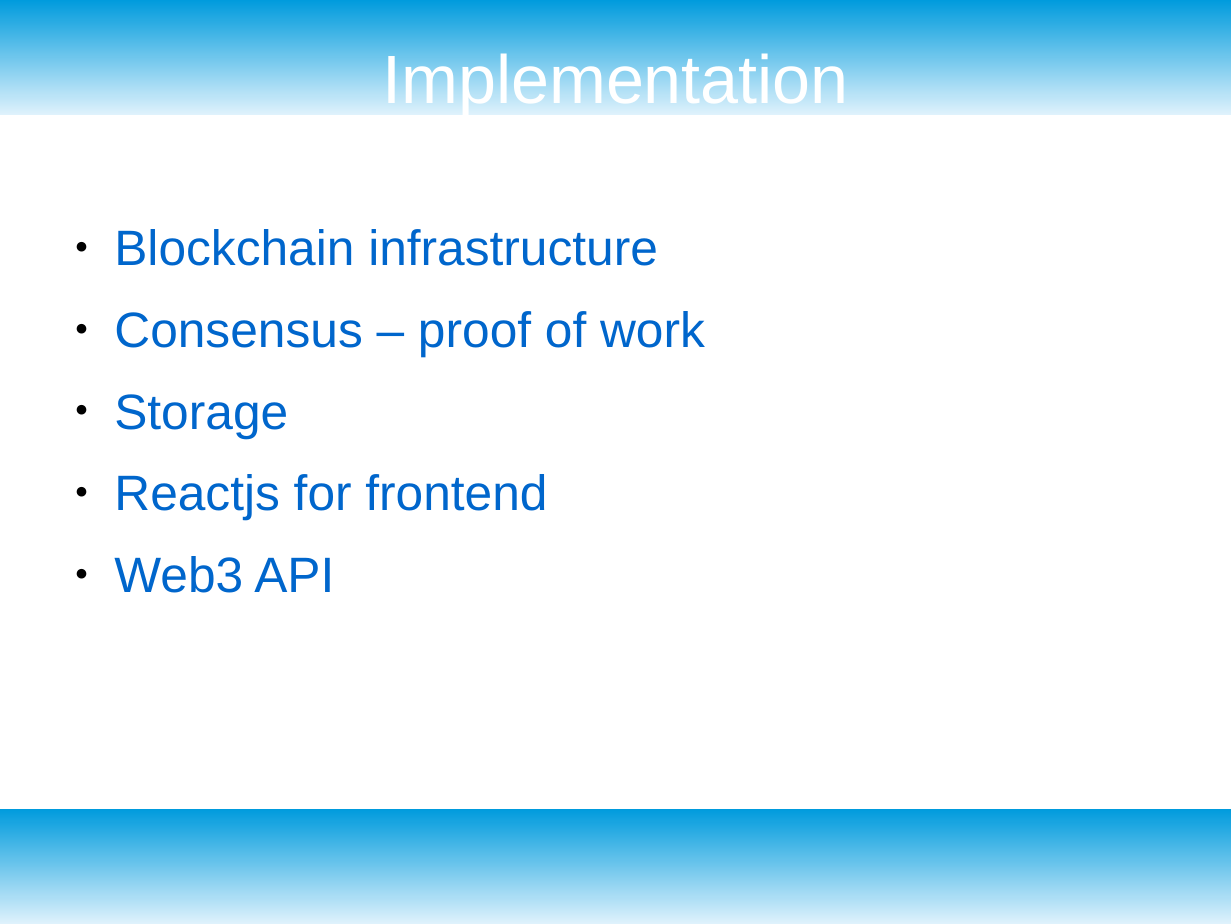
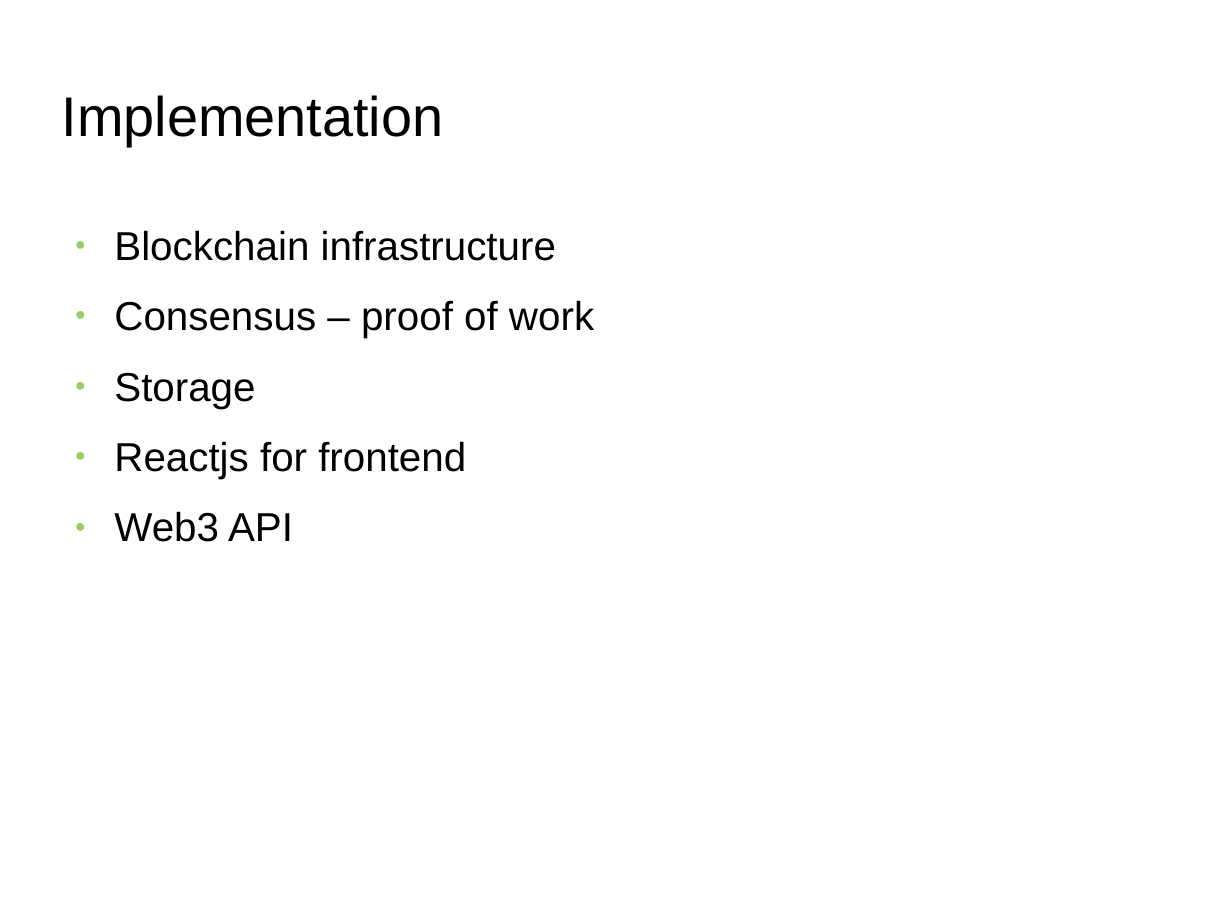
Before and after one commit to s2-t2/blockchain_reputation_system, a slide deck: slide 8 of documents/Presentation/Presentation.odp. Drawn at 1232x924 pixels with LibreOffice and Linux fonts; fonts in the diff are those of the drawing; background and template pictures are left out. Boxes give left, top, right and bottom in pixels: in the first picture for what was removed or moved away, otherwise in the second. Text is boxed around its words. In the diff, an @@ line names an element or a change of style, - is before the commit and + after.

```diff
--- a/documents/Presentation/Presentation.odp
+++ b/documents/Presentation/Presentation.odp
@@ rectangle removed at (0,0,1232,115) @@
@@ title "Implementation": place and size @@
-title "Implementation" at (382,48,849,115)
+title "Implementation" at (62,95,444,146)
@@ title "Implementation" at (62,95,444,146): size 44 to 36 pt, text colour #FFFFFF to #000000; alignment centre to left @@
@@ text "Blockchain infrastructure" at (114,230,594,542): size 32 to 26 pt, text colour #0066CC to #000000; bullet colour #000000 to #99CC66 @@
@@ rectangle removed at (0,809,1232,924) @@
```
Also in this commit, not shown: 8 other slides changed, 1 slide added, 3 slides removed, 12 other files.
